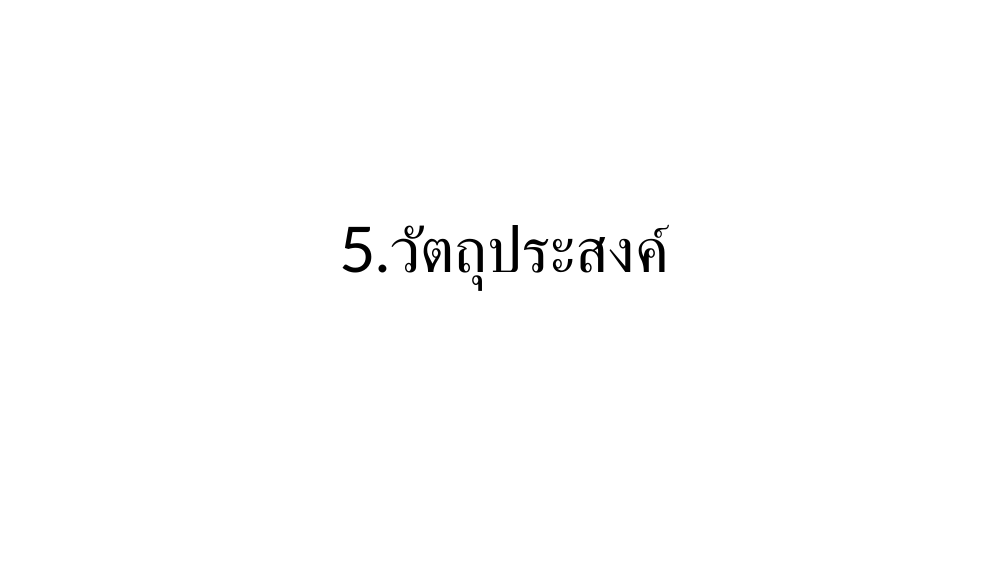
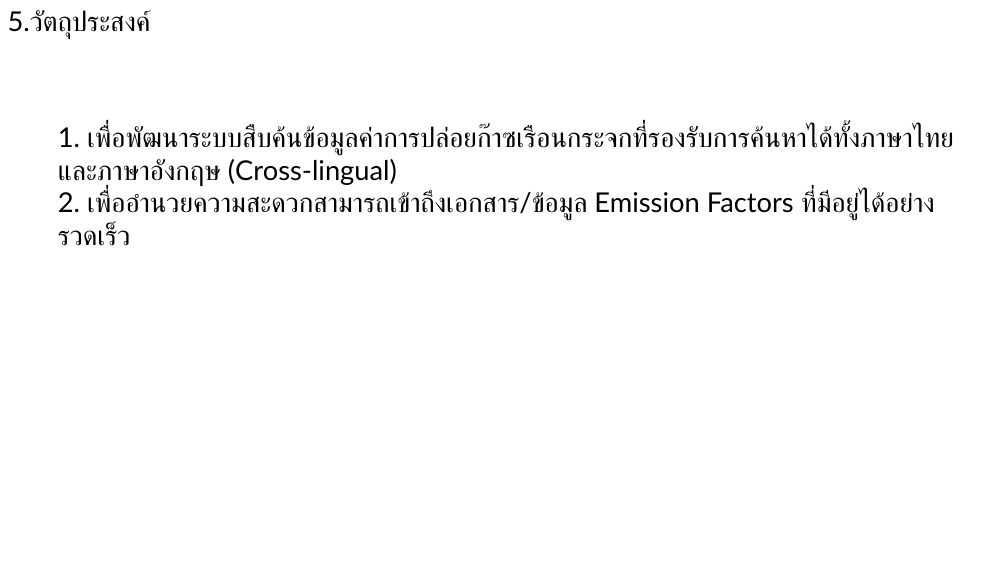
Before and after one commit to nanutnutna/thesis_ef, a slide deck: slide 9 of proposal/Proposal.pptx (slide 7 before the commit). Drawn at 1008x567 pixels with LibreOffice and Linux fonts; fonts in the diff are those of the drawing. Boxes give left, top, right and bottom in pixels: in the first picture for what was removed or moved away, otherwise in the second. Text is boxed around its words. In the diff, an @@ line names an element or a change of style, - is before the commit and + after.

```diff
--- a/proposal/Proposal.pptx
+++ b/proposal/Proposal.pptx
@@ title "5.วัตถุประสงค์" moved from (x1=339, y1=224, x2=670, y2=285) to (x1=8, y1=9, x2=152, y2=36) @@
@@ title "5.วัตถุประสงค์" at (x1=8, y1=9, x2=152, y2=36): size 60 to 26 pt; alignment centre to left @@
@@ text added at (x1=58, y1=126, x2=954, y2=246), 26 pt, text #000000 @@
+1. เพื่อพัฒนาระบบสืบค้นข้อมูลค่าการปล่อยก๊าซเรือนกระจกที่รองรับการค้นหาได้ทั้งภาษาไทยและภาษาอังกฤษ (Cross-lingual)
+2. เพื่ออำนวยความสะดวกสามารถเข้าถึงเอกสาร/ข้อมูล Emission Factors ที่มีอยู่ได้อย่างรวดเร็ว
```
Also in this commit, not shown: 8 other slides changed, 3 slides added, 1 slide removed, 1 other file.
